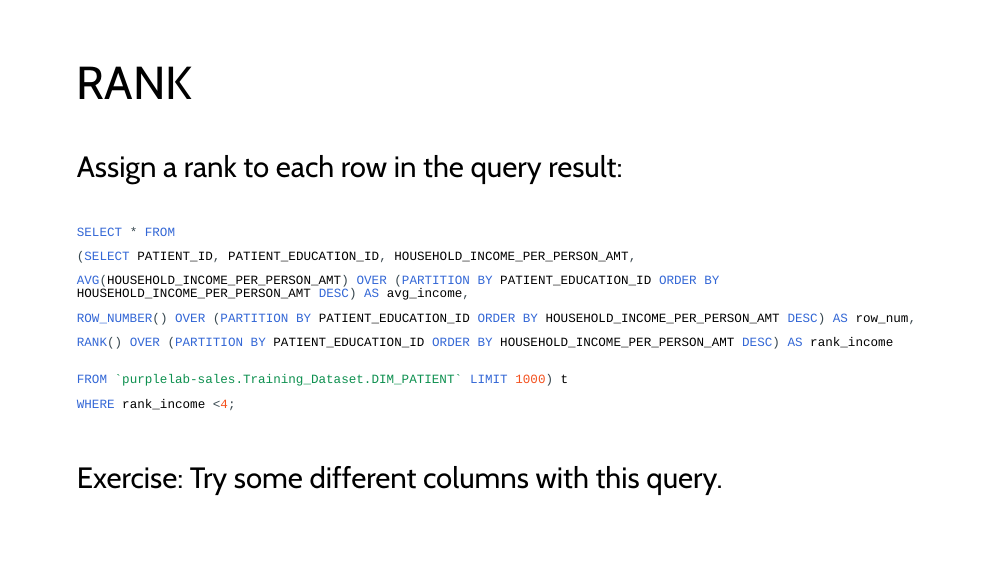
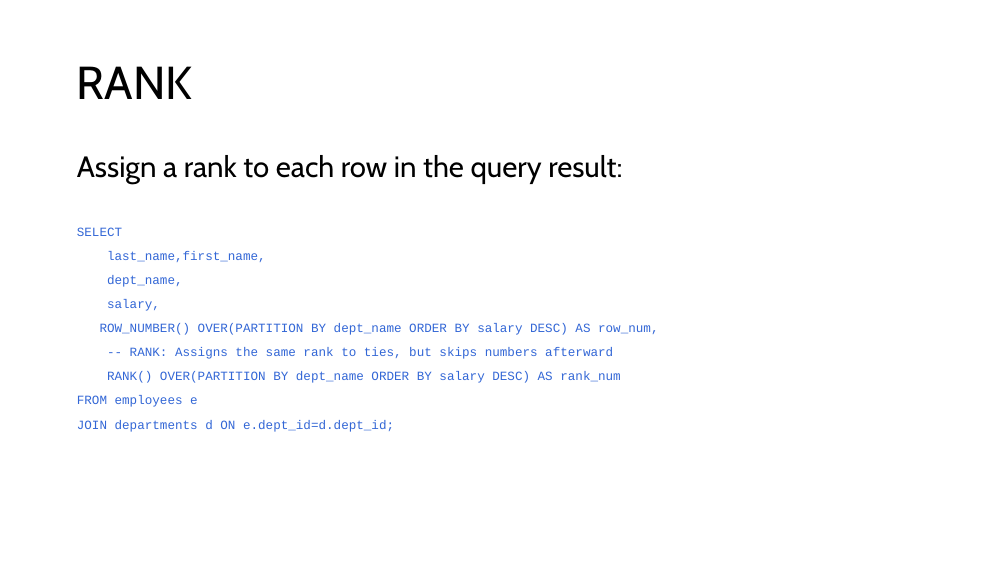
Before and after one commit to appjedi/youtube, a slide deck: slide 18 of SQL/Intro To SQL Day 10 Windows Functions.pptx (slide 14 before the commit). Drawn at 1008x567 pixels with LibreOffice and Linux fonts; fonts in the diff are those of the drawing. Boxes give left, top, right and bottom in pixels: in the first picture for what was removed or moved away, otherwise in the second. Text is boxed around its words. In the diff, an @@ line names an element or a change of style, - is before the commit and + after.

```diff
--- a/SQL/Intro To SQL Day 10 Windows Functions.pptx
+++ b/SQL/Intro To SQL Day 10 Windows Functions.pptx
@@ text at (x1=77, y1=227, x2=658, y2=432): text changed; text colour #000000 to #3367D6 @@
-SELECT * FROM
-(SELECT PATIENT_ID, PATIENT_EDUCATION_ID, HOUSEHOLD_INCOME_PER_PERSON_AMT,
-AVG(HOUSEHOLD_INCOME_PER_PERSON_AMT) OVER (PARTITION BY PATIENT_EDUCATION_ID ORDER BY HOUSEHOLD_INCOME_PER_PERSON_AMT DESC) AS avg_income,
-ROW_NUMBER() OVER (PARTITION BY PATIENT_EDUCATION_ID ORDER BY HOUSEHOLD_INCOME_PER_PERSON_AMT DESC) AS row_num,
-RANK() OVER (PARTITION BY PATIENT_EDUCATION_ID ORDER BY HOUSEHOLD_INCOME_PER_PERSON_AMT DESC) AS rank_income
-FROM `purplelab-sales.Training_Dataset.DIM_PATIENT` LIMIT 1000) t
-WHERE rank_income <4;
-Exercise: Try some different columns with this query.
+SELECT
+last_name,first_name,
+dept_name,
+salary,
+ROW_NUMBER() OVER(PARTITION BY dept_name ORDER BY salary DESC) AS row_num,
+-- RANK: Assigns the same rank to ties, but skips numbers afterward
+RANK() OVER(PARTITION BY dept_name ORDER BY salary DESC) AS rank_num
+FROM employees e
+JOIN departments d ON e.dept_id=d.dept_id;
```
Also in this commit, not shown: 9 other slides changed, 12 slides added, 1 slide removed, 1 other file.
